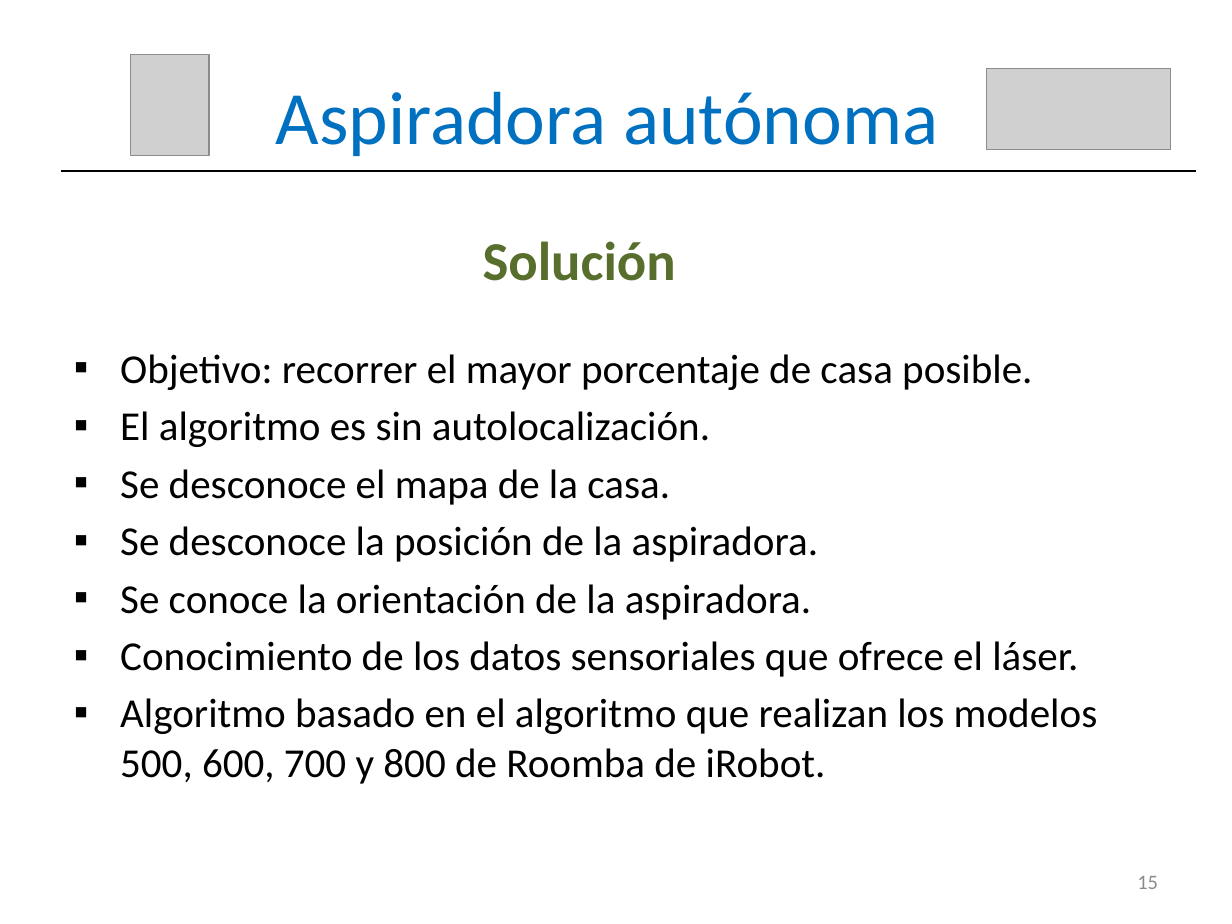
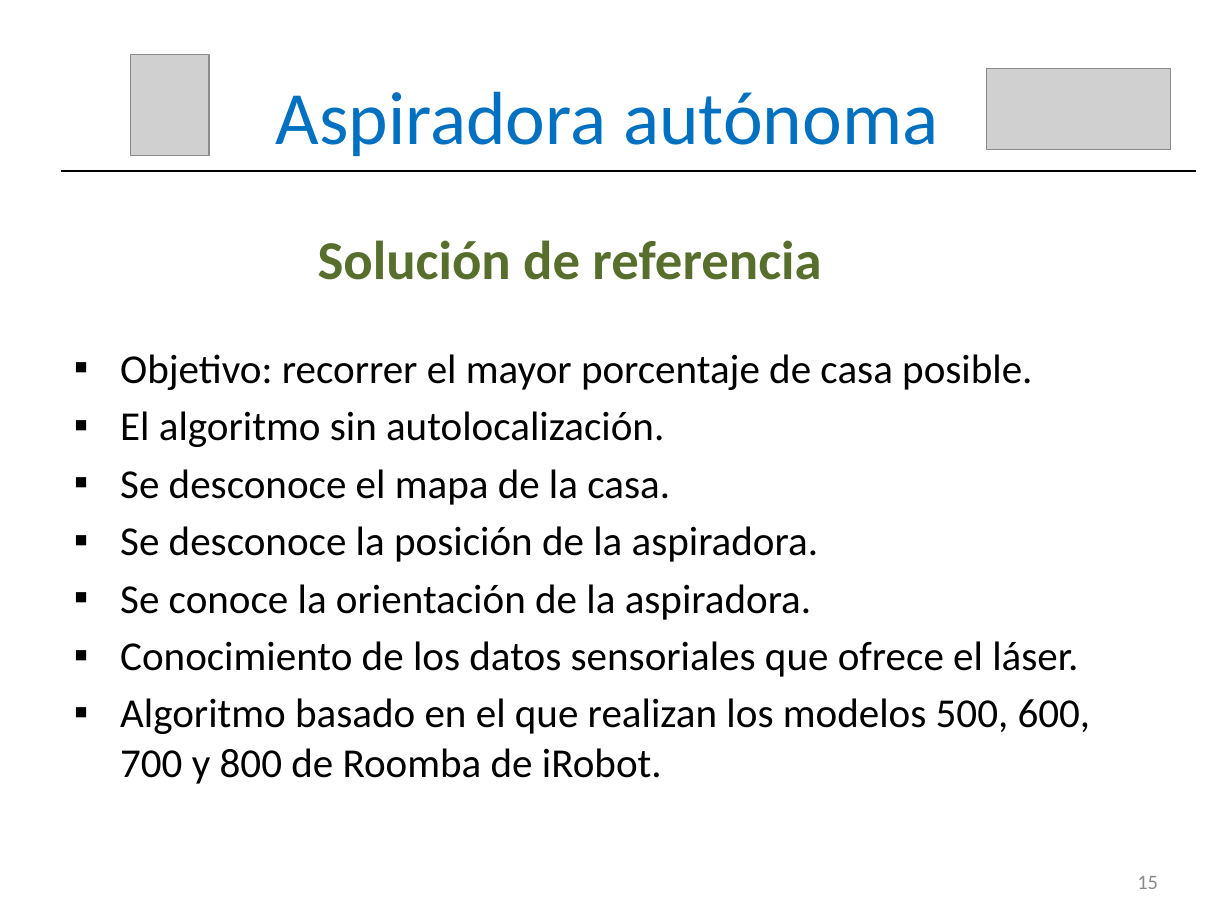
Before and after one commit to RoboticsLabURJC/2016-tfg-vanessa-fernandez, a slide deck: slide 16 of MEMORIA/Presentación.pptx. Drawn at 1232x924 pixels with LibreOffice and Linux fonts; fonts in the diff are those of the drawing; grey boxes stand for pictures. Boxes give left, top, right and bottom in pixels: in the first picture for what was removed or moved away, otherwise in the second. Text is boxed around its words. In the diff, an @@ line names an element or a change of style, - is before the commit and + after.

```diff
--- a/MEMORIA/Presentación.pptx
+++ b/MEMORIA/Presentación.pptx
@@ text at box(318, 240, 821, 280): text changed @@
-Solución
+Solución de referencia
@@ text at box(120, 411, 664, 447): text changed @@
-▪ El algoritmo es sin autolocalización.
+▪ El algoritmo sin autolocalización.
@@ text at box(120, 698, 1091, 784): text changed @@
-▪ Algoritmo basado en el algoritmo que realizan los modelos 500, 600, 700 y 800 de Roomba de iRobot.
+▪ Algoritmo basado en el que realizan los modelos 500, 600, 700 y 800 de Roomba de iRobot.
```
Also in this commit, not shown: 12 other slides changed.
